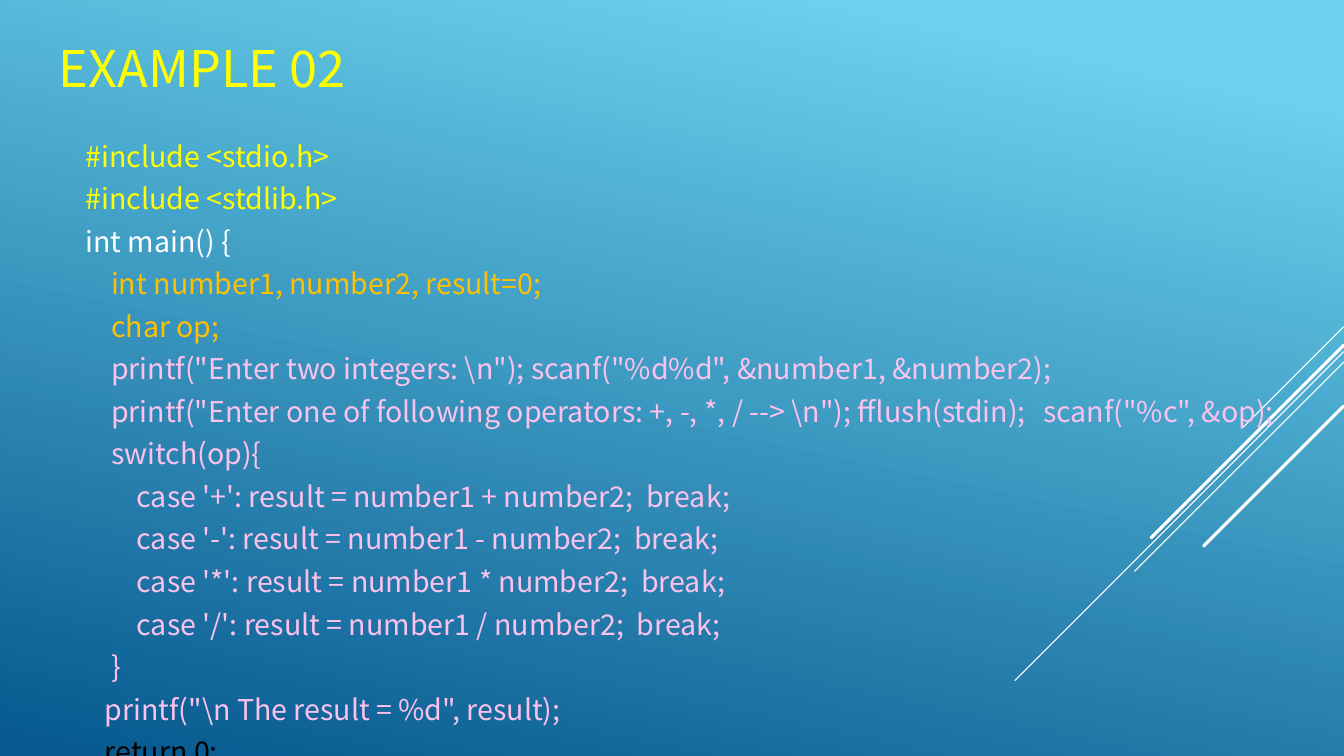
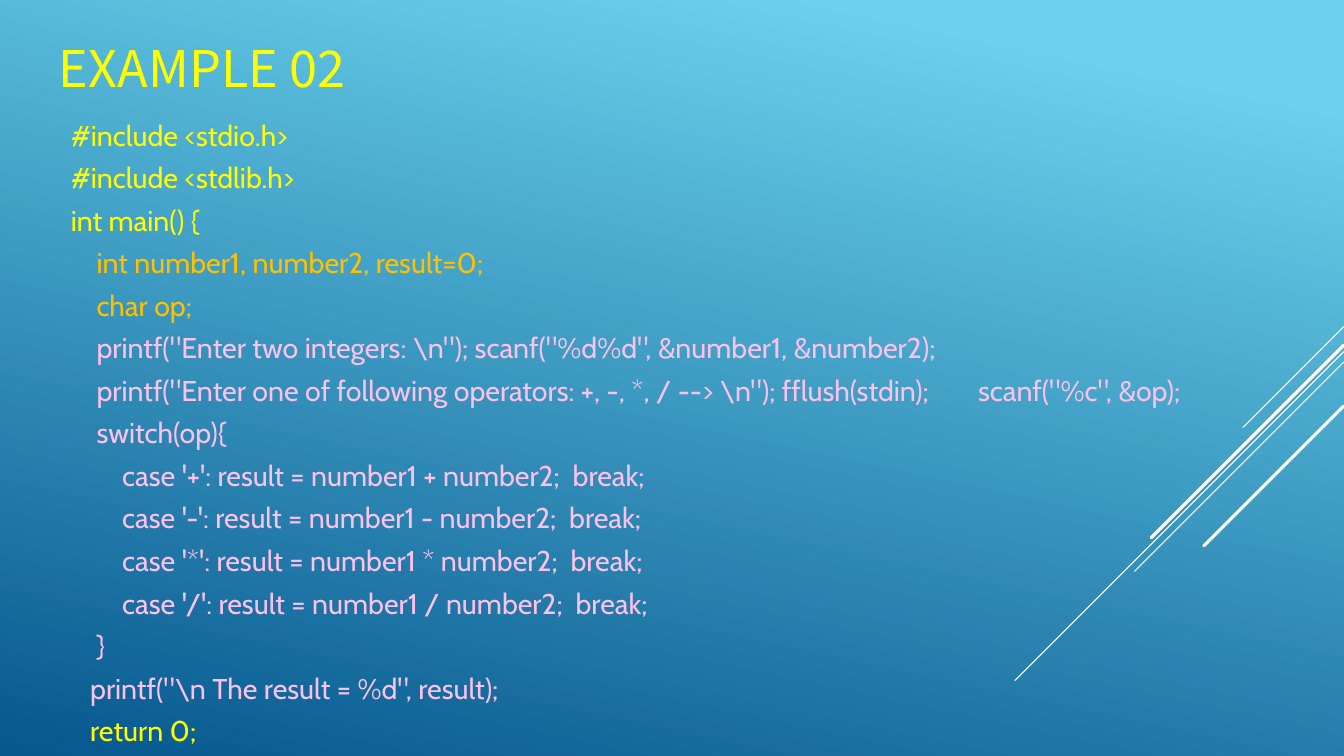
Before and after one commit to yckoincgu/C_Programming, a slide deck: slide 17 of 0910/C01_introduction.odp. Drawn at 1344x756 pixels with LibreOffice and Linux fonts; fonts in the diff are those of the drawing. Boxes give left, top, right and bottom in pixels: in the first picture for what was removed or moved away, otherwise in the second. Text is boxed around its words. In the diff, an @@ line names an element or a change of style, - is before the commit and + after.

```diff
--- a/0910/C01_introduction.odp
+++ b/0910/C01_introduction.odp
@@ text "#include <stdio.h>": place and size @@
-text "#include <stdio.h>" at bbox=[86, 144, 1274, 727]
+text "#include <stdio.h>" at bbox=[71, 124, 936, 706]
@@ text "#include <stdio.h>" at bbox=[71, 124, 936, 706]: font Noto Sans CJK SC to Cabin; text colour #FFFFFF to #FFFF00 in "int main() {"; text colour #000000 to #FFFF00 in "return 0;", "}" @@
```
Also in this commit, not shown: 3 other slides changed, 1 other file.
